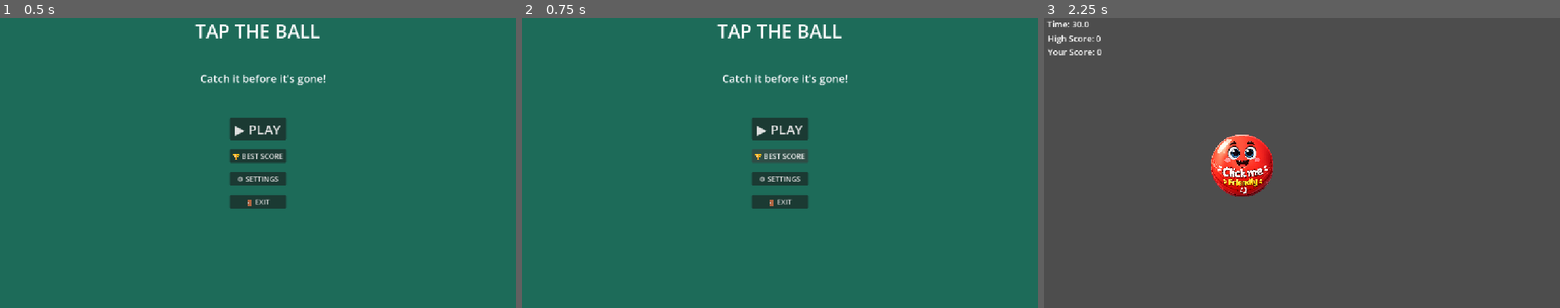
Above: before the commit, frames 1-3 (left to right).
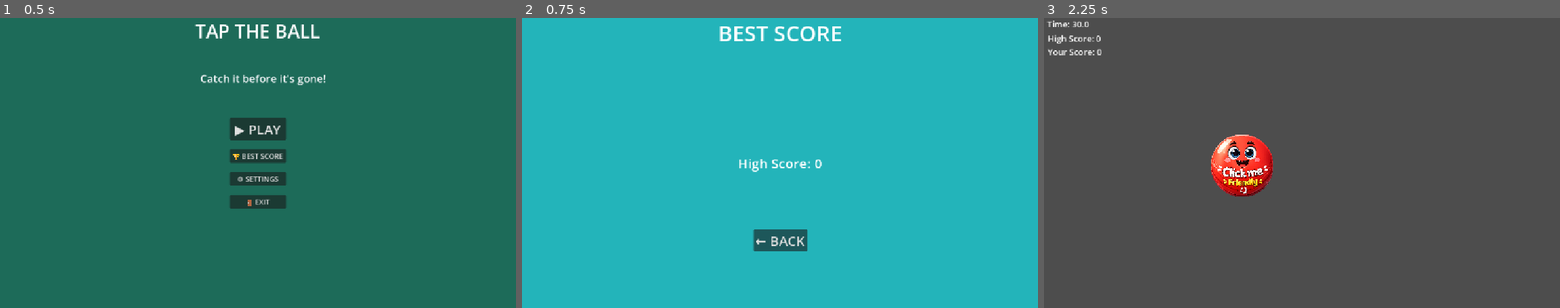
Above: after the commit, the same moments.

Repository: neotechops/tap-the-ball
Game: Godot game, scene res://Scenes/MainMenu.tscn
Same seed, same stepped clock (60 frames per second), same inputs: the game is played once before the commit and once after it.
Inputs (mouse positions are in pixels of both pictures, inside the frame that each line leads up to):
- Up to frame 1 (0.5 s): no input
- Up to frame 2 (0.75 s): click "🏆 BEST SCORE" at 0.5 s
- Up to frame 3 (2.25 s): click (1302, 241) at 1.25 s, where only the run after the commit has a clickable "← BACK"; click "▶ PLAY" at 2 s

Frame 1 is identical in both runs. In frame 2, 99% of the frame differs, in the area x 0-100%, y 0-100%; in frame 3, nothing differs.

Commit message:
Add Best Score Screen with navigation

Diff:
--- a/Scenes/BestScore.tscn
+++ b/Scenes/BestScore.tscn
@@ -1,7 +1,12 @@
 [gd_scene format=3 uid="uid://b76smxuhhgoi"]
+
+[ext_resource type="Script" uid="uid://cf43oh0ej5htj" path="res://Scripts/BestScore.gd" id="1_4xwj7"]
 
 [sub_resource type="LabelSettings" id="LabelSettings_1mgxu"]
 font_size = 48
+
+[sub_resource type="LabelSettings" id="LabelSettings_mjvk5"]
+font_size = 30
 
 [node name="BestScore" type="Control" unique_id=699966928]
 layout_mode = 3
@@ -10,6 +15,7 @@
 anchor_bottom = 1.0
 grow_horizontal = 2
 grow_vertical = 2
+script = ExtResource("1_4xwj7")
 
 [node name="Background" type="ColorRect" parent="." unique_id=14603337]
 layout_mode = 1
@@ -31,3 +37,28 @@
 grow_horizontal = 2
 text = "BEST SCORE"
 label_settings = SubResource("LabelSettings_1mgxu")
+
+[node name="HighScoreLabel" type="Label" parent="." unique_id=1419133269]
+layout_mode = 1
+anchors_preset = 8
+anchor_left = 0.5
+anchor_top = 0.5
+anchor_right = 0.5
+anchor_bottom = 0.5
+offset_left = -94.0
+offset_top = -21.0
+offset_right = 94.0
+offset_bottom = 21.0
+grow_horizontal = 2
+grow_vertical = 2
+text = "High Score: 0"
+label_settings = SubResource("LabelSettings_mjvk5")
+
+[node name="BackButton" type="Button" parent="." unique_id=1366097070]
+layout_mode = 0
+offset_left = 517.0
+offset_top = 472.0
+offset_right = 637.0
+offset_bottom = 522.0
+theme_override_font_sizes/font_size = 30
+text = "← BACK"
--- /dev/null
+++ b/Scripts/BestScore.gd
@@ -0,0 +1,21 @@
+extends Control
+
+@onready var high_score_label = $HighScoreLabel
+@onready var back_button = $BackButton
+
+func _ready():
+	load_high_score()
+	back_button.pressed.connect(_on_back_pressed)
+
+func load_high_score():
+	var high_score = 0
+
+	if FileAccess.file_exists("user://highscore.save"):
+		var file = FileAccess.open("user://highscore.save", FileAccess.READ)
+		high_score = file.get_32()
+		file.close()
+
+	high_score_label.text = "High Score: " + str(high_score)
+
+func _on_back_pressed():
+	get_tree().change_scene_to_file("res://Scenes/MainMenu.tscn")
--- a/Scripts/MainMenu.gd
+++ b/Scripts/MainMenu.gd
@@ -1,9 +1,14 @@
 extends Control
 
 @onready var play_button = $MenuButtons/PlayButton
+@onready var best_score_button = $MenuButtons/BestScoreButton
 
 func _ready():
 	play_button.pressed.connect(_on_play_pressed)
+	best_score_button.pressed.connect(_on_best_score_pressed)
 
 func _on_play_pressed():
 	get_tree().change_scene_to_file("res://Scenes/Main.tscn")
+
+func _on_best_score_pressed():
+	get_tree().change_scene_to_file("res://Scenes/BestScore.tscn")
Not shown, added: Scripts/BestScore.gd.uid
